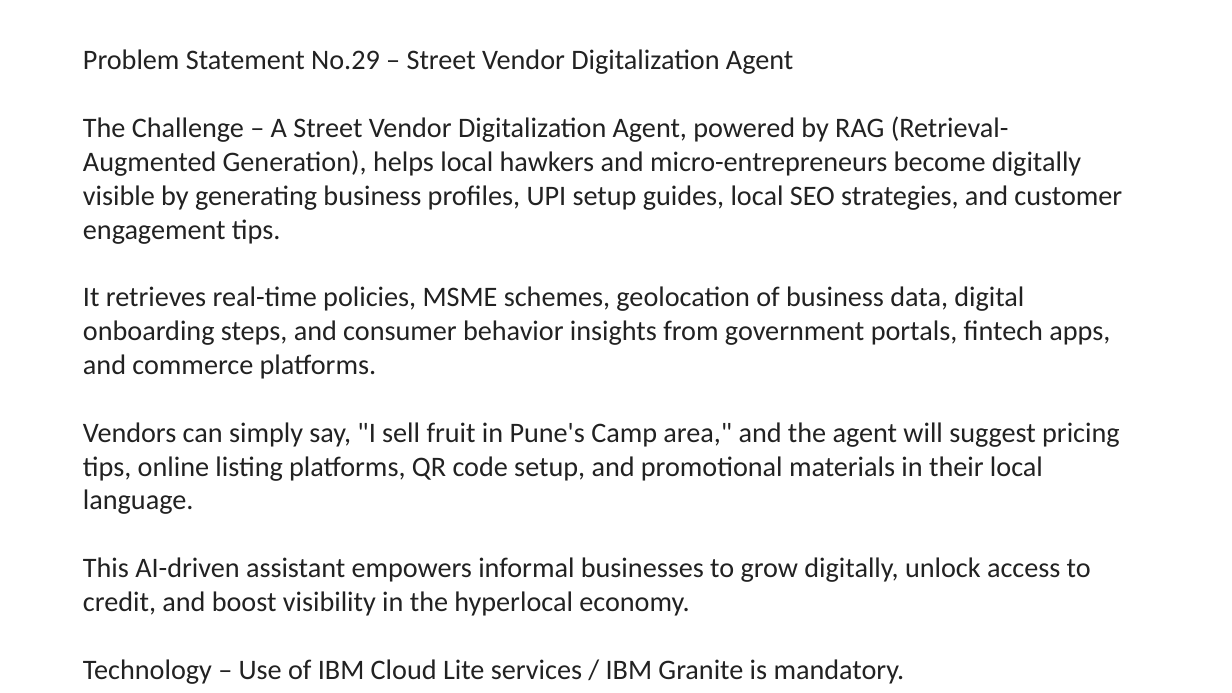
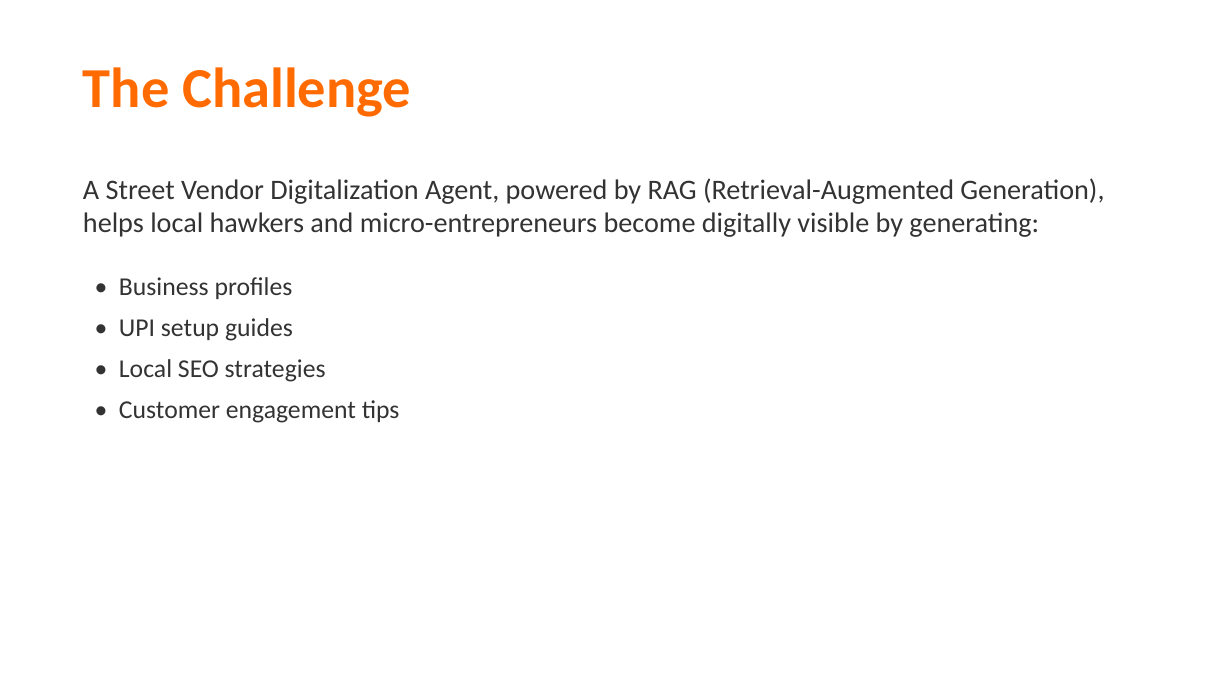
Before and after one commit to Veeresh-Math/Street-Vendor-Digitalization-Agent, a slide deck: slide 2 of Problem_Statement_29.pptx. Drawn at 1232x693 pixels with LibreOffice and Linux fonts; fonts in the diff are those of the drawing. Boxes give left, top, right and bottom in pixels: in the first picture for what was removed or moved away, otherwise in the second. Text is boxed around its words. In the diff, an @@ line names an element or a change of style, - is before the commit and + after.

Commit message:
Update Problem Statement 29 PPTX

```diff
--- a/Problem_Statement_29.pptx
+++ b/Problem_Statement_29.pptx
@@ text added at <box>83,67,411,117</box>, 44 pt, text #FF6B00, bold @@
+The Challenge
@@ text at <box>83,178,1104,423</box>: text changed; text colour #222222 to #333333 @@
-Problem Statement No.29 – Street Vendor Digitalization Agent
-The Challenge – A Street Vendor Digitalization Agent, powered by RAG (Retrieval-Augmented Generation), helps local hawkers and micro-entrepreneurs become digitally visible by generating business profiles, UPI setup guides, local SEO strategies, and customer engagement tips.
-It retrieves real-time policies, MSME schemes, geolocation of business data, digital onboarding steps, and consumer behavior insights from government portals, fintech apps, and commerce platforms.
-Vendors can simply say, "I sell fruit in Pune's Camp area," and the agent will suggest pricing tips, online listing platforms, QR code setup, and promotional materials in their local language.
-This AI-driven assistant empowers informal businesses to grow digitally, unlock access to credit, and boost visibility in the hyperlocal economy.
-Technology – Use of IBM Cloud Lite services / IBM Granite is mandatory.
+A Street Vendor Digitalization Agent, powered by RAG (Retrieval-Augmented Generation), helps local hawkers and micro-entrepreneurs become digitally visible by generating:
+• Business profiles
+• UPI setup guides
+• Local SEO strategies
+• Customer engagement tips
```
Also in this commit, not shown: 1 other slide changed, 4 slides added, 1 slide removed.
